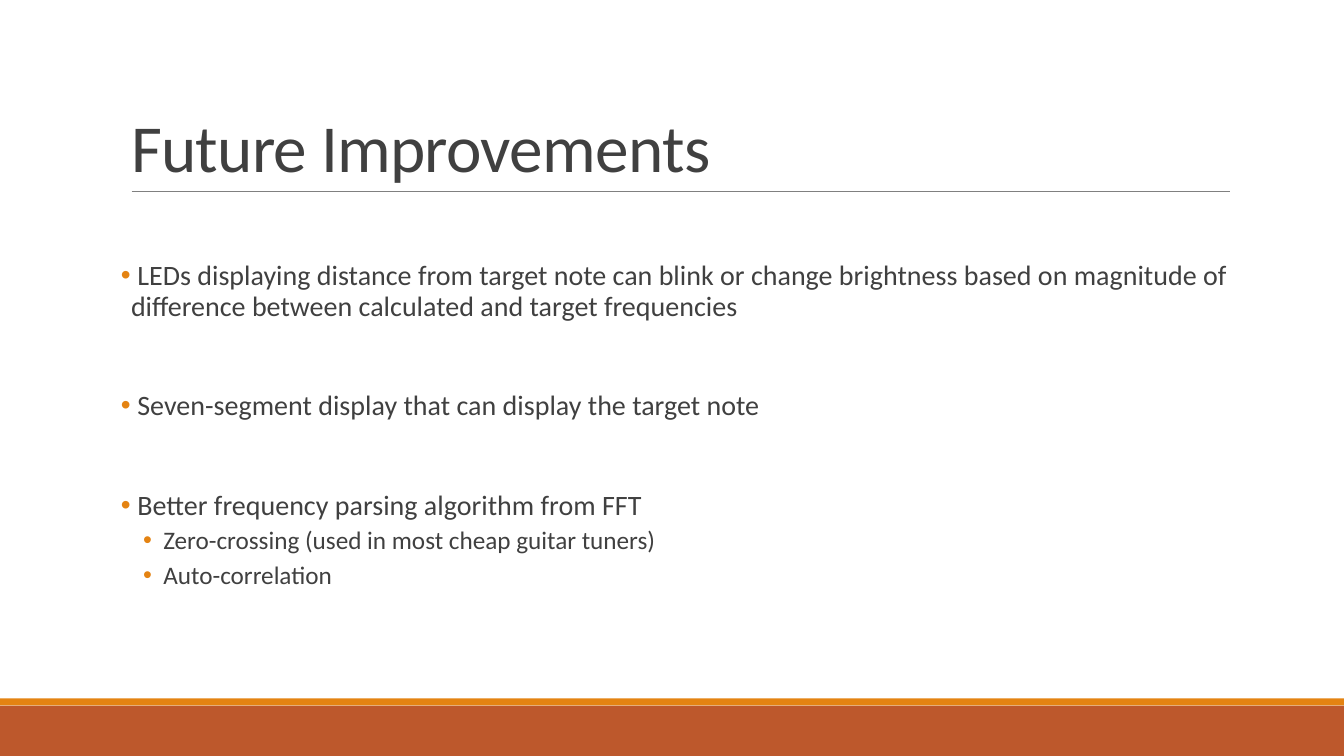
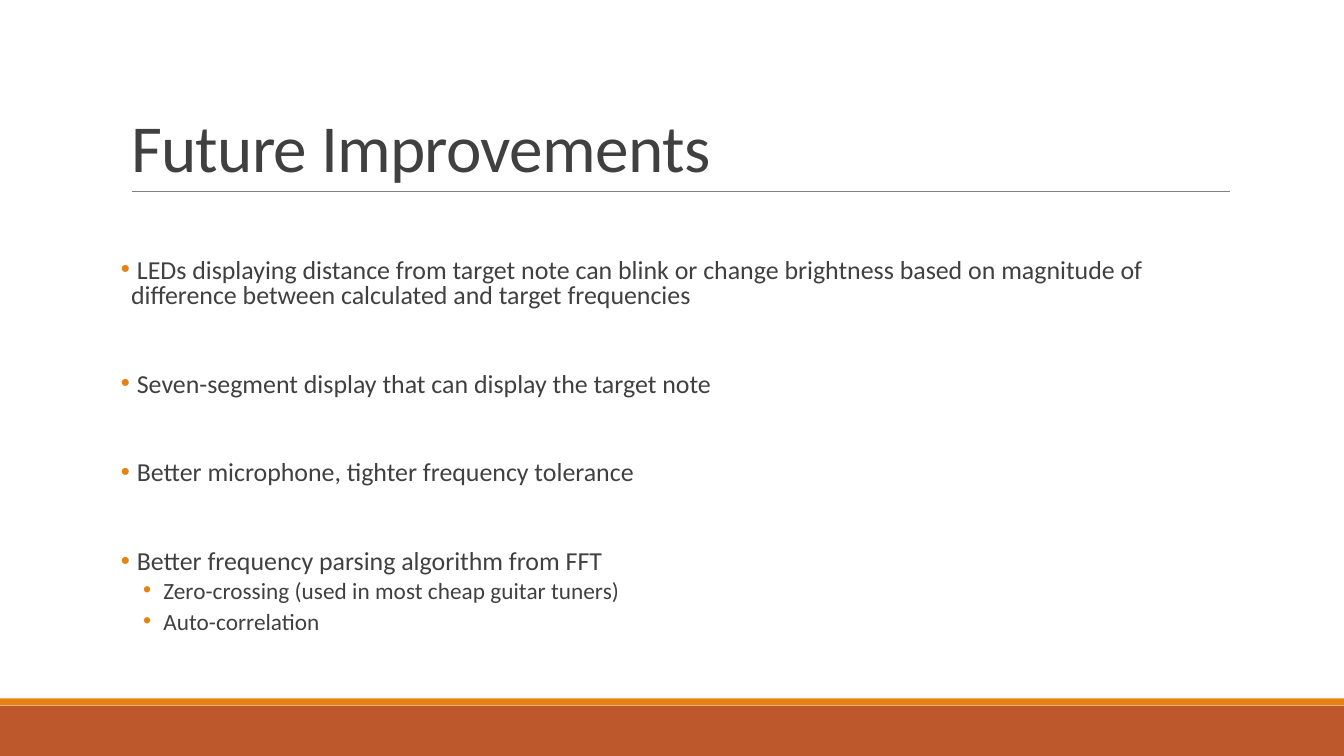
Before and after one commit to andrewtimmons/ece433_final_project, a slide deck: slide 14 of documents/instrument_tuner_presentation.pptx (slide 13 before the commit). Drawn at 1344x756 pixels with LibreOffice and Linux fonts; fonts in the diff are those of the drawing. Boxes give left, top, right and bottom in pixels: in the first picture for what was removed or moved away, otherwise in the second. Text is boxed around its words. In the diff, an @@ line names an element or a change of style, - is before the commit and + after.

Commit message:
updates to ppt

```diff
--- a/documents/instrument_tuner_presentation.pptx
+++ b/documents/instrument_tuner_presentation.pptx
@@ text at (x1=131, y1=261, x2=1143, y2=630): size 20 to 18.5 pt in "LEDs displaying distance from target note can ...", "Seven-segment display that can display the target ...", "Better frequency parsing algorithm from FFT"; size 18 to 16.6 pt in "Zero-crossing (used in most cheap guitar tuners)", "Auto-correlation"; line spacing 0.9 to 0.8 @@
@@ text at (x1=137, y1=463, x2=633, y2=486): paragraph added @@
+• Better microphone, tighter frequency tolerance
```
Also in this commit, not shown: 3 other slides changed, 1 slide added.
